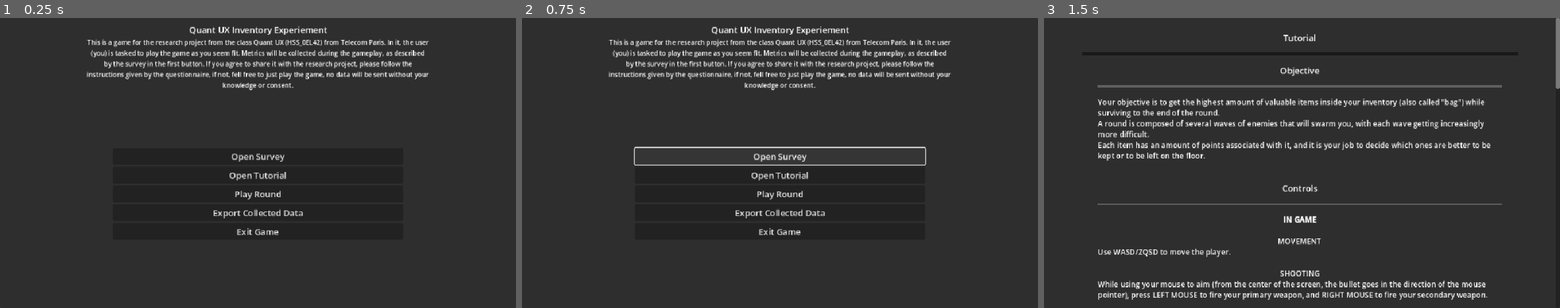
Above: before the commit, frames 1-3 (left to right).
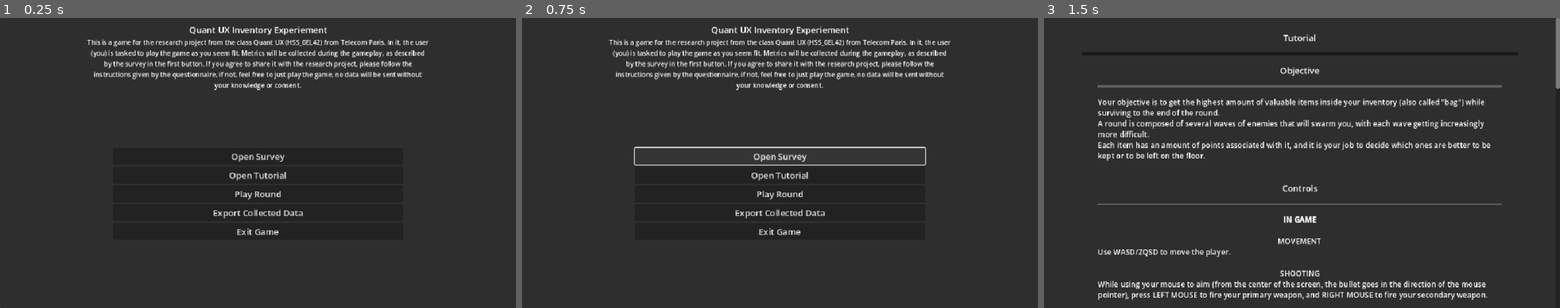
Above: after the commit, the same moments.

Repository: loco-choco/quantux-ui-experiment
Game: Godot game, scene res://scenes/main.tscn
The game is run twice, just before and just after one commit, with the same random seed, the same clock (stepped at 60 frames per second) and the same inputs. The engine's default icon, where the game draws it, is replaced by a stand-in: a white triangle on a blue panel in a dark square.
Inputs:
- Up to frame 1 (0.25 s): no input
- Up to frame 2 (0.75 s): click "Open Survey" at 0.5 s
- Up to frame 3 (1.5 s): click "Open Tutorial" at 1.25 s

The runs differ from the first frame. In frame 1, 1.0% of the frame differs, in the area x 16-84%, y 18-25%; in frame 2, 1.0%; in frame 3, nothing differs.

Commit message:
fixed typo

Diff:
--- a/scenes/main.tscn
+++ b/scenes/main.tscn
@@ -34,6 +34,83 @@
 process_mode = 3
 
 [node name="MainMenu" type="PanelContainer" parent="MainMenuCanvas"]
+unique_name_in_owner = true
+anchors_preset = 15
+anchor_right = 1.0
+anchor_bottom = 1.0
+grow_horizontal = 2
+grow_vertical = 2
+
+[node name="MarginContainer" type="MarginContainer" parent="MainMenuCanvas/MainMenu"]
+layout_mode = 2
+theme_override_constants/margin_left = 10
+theme_override_constants/margin_top = 10
+theme_override_constants/margin_right = 10
+theme_override_constants/margin_bottom = 10
+
+[node name="VBoxContainer" type="VBoxContainer" parent="MainMenuCanvas/MainMenu/MarginContainer"]
+layout_mode = 2
+
+[node name="MarginContainer2" type="MarginContainer" parent="MainMenuCanvas/MainMenu/MarginContainer/VBoxContainer"]
+layout_mode = 2
+theme_override_constants/margin_left = 150
+theme_override_constants/margin_right = 150
+
+[node name="VBoxContainer" type="VBoxContainer" parent="MainMenuCanvas/MainMenu/MarginContainer/VBoxContainer/MarginContainer2"]
+layout_mode = 2
+
+[node name="Title" type="Label" parent="MainMenuCanvas/MainMenu/MarginContainer/VBoxContainer/MarginContainer2/VBoxContainer"]
+layout_mode = 2
+text = "Quant UX Inventory Experiement"
+horizontal_alignment = 1
+
+[node name="Description" type="Label" parent="MainMenuCanvas/MainMenu/MarginContainer/VBoxContainer/MarginContainer2/VBoxContainer"]
+custom_minimum_size = Vector2(100, 0)
+layout_mode = 2
+text = "This is a game for the research project from the class Quant UX (HSS_0EL42) from Telecom Paris. In it, the user (you) is tasked to play the game as you seem fit. Metrics will be collected during the gameplay, as described by the survey in the first button. If you agree to share it with the research project, please follow the instructions given by the questionnaire, if not, feel free to just play the game, no data will be sent without your knowledge or consent."
+label_settings = SubResource("LabelSettings_tefeu")
+horizontal_alignment = 1
+autowrap_mode = 2
+
+[node name="HSeparator" type="HSeparator" parent="MainMenuCanvas/MainMenu/MarginContainer/VBoxContainer"]
+layout_mode = 2
+theme_override_constants/separation = 100
+theme_override_styles/separator = SubResource("StyleBoxEmpty_tefeu")
+
+[node name="MarginContainer" type="MarginContainer" parent="MainMenuCanvas/MainMenu/MarginContainer/VBoxContainer"]
+layout_mode = 2
+theme_override_constants/margin_left = 200
+theme_override_constants/margin_right = 200
+
+[node name="VBoxContainer" type="VBoxContainer" parent="MainMenuCanvas/MainMenu/MarginContainer/VBoxContainer/MarginContainer"]
+layout_mode = 2
+
+[node name="EnableDataCollection" type="CheckButton" parent="MainMenuCanvas/MainMenu/MarginContainer/VBoxContainer/MarginContainer/VBoxContainer"]
+visible = false
+layout_mode = 2
+text = "Enable Data Collection"
+
+[node name="OpenQuestionnaire" type="Button" parent="MainMenuCanvas/MainMenu/MarginContainer/VBoxContainer/MarginContainer/VBoxContainer"]
+layout_mode = 2
+text = "Open Survey"
+
+[node name="OpenTutorial" type="Button" parent="MainMenuCanvas/MainMenu/MarginContainer/VBoxContainer/MarginContainer/VBoxContainer"]
+layout_mode = 2
+text = "Open Tutorial"
+
+[node name="StartGame" type="Button" parent="MainMenuCanvas/MainMenu/MarginContainer/VBoxContainer/MarginContainer/VBoxContainer"]
+layout_mode = 2
+text = "Play Round"
+
+[node name="ExportData" type="Button" parent="MainMenuCanvas/MainMenu/MarginContainer/VBoxContainer/MarginContainer/VBoxContainer"]
+layout_mode = 2
+text = "Export Collected Data"
+
+[node name="ExitGame" type="Button" parent="MainMenuCanvas/MainMenu/MarginContainer/VBoxContainer/MarginContainer/VBoxContainer"]
+layout_mode = 2
+text = "Exit Game"
+
+[node name="RoundSumary" type="PanelContainer" parent="MainMenuCanvas"]
 unique_name_in_owner = true
 visible = false
 anchors_preset = 15
@@ -42,102 +119,24 @@
 grow_horizontal = 2
 grow_vertical = 2
 
-[node name="MarginContainer" type="MarginContainer" parent="MainMenuCanvas/MainMenu"]
+[node name="MarginContainer" type="MarginContainer" parent="MainMenuCanvas/RoundSumary"]
 layout_mode = 2
 theme_override_constants/margin_left = 10
 theme_override_constants/margin_top = 10
 theme_override_constants/margin_right = 10
 theme_override_constants/margin_bottom = 10
 
-[node name="VBoxContainer" type="VBoxContainer" parent="MainMenuCanvas/MainMenu/MarginContainer"]
-layout_mode = 2
-
-[node name="MarginContainer2" type="MarginContainer" parent="MainMenuCanvas/MainMenu/MarginContainer/VBoxContainer"]
-layout_mode = 2
-theme_override_constants/margin_left = 150
-theme_override_constants/margin_right = 150
-
-[node name="VBoxContainer" type="VBoxContainer" parent="MainMenuCanvas/MainMenu/MarginContainer/VBoxContainer/MarginContainer2"]
-layout_mode = 2
-
-[node name="Title" type="Label" parent="MainMenuCanvas/MainMenu/MarginContainer/VBoxContainer/MarginContainer2/VBoxContainer"]
-layout_mode = 2
-text = "Quant UX Inventory Experiement"
-horizontal_alignment = 1
-
-[node name="Description" type="Label" parent="MainMenuCanvas/MainMenu/MarginContainer/VBoxContainer/MarginContainer2/VBoxContainer"]
-custom_minimum_size = Vector2(100, 0)
-layout_mode = 2
-text = "This is a game for the research project from the class Quant UX (HSS_0EL42) from Telecom Paris. In it, the user (you) is tasked to play the game as you seem fit. Metrics will be collected during the gameplay, as described by the survey in the first button. If you agree to share it with the research project, please follow the instructions given by the questionnaire, if not, fell free to just play the game, no data will be sent without your knowledge or consent."
-label_settings = SubResource("LabelSettings_tefeu")
-horizontal_alignment = 1
-autowrap_mode = 2
-
-[node name="HSeparator" type="HSeparator" parent="MainMenuCanvas/MainMenu/MarginContainer/VBoxContainer"]
-layout_mode = 2
-theme_override_constants/separation = 100
-theme_override_styles/separator = SubResource("StyleBoxEmpty_tefeu")
-
-[node name="MarginContainer" type="MarginContainer" parent="MainMenuCanvas/MainMenu/MarginContainer/VBoxContainer"]
+[node name="CenterContainer" type="CenterContainer" parent="MainMenuCanvas/RoundSumary/MarginContainer"]
+layout_mode = 2
+
+[node name="VBoxContainer" type="VBoxContainer" parent="MainMenuCanvas/RoundSumary/MarginContainer/CenterContainer"]
+layout_mode = 2
+
+[node name="MarginContainer" type="MarginContainer" parent="MainMenuCanvas/RoundSumary/MarginContainer/CenterContainer/VBoxContainer"]
 layout_mode = 2
 theme_override_constants/margin_left = 200
 theme_override_constants/margin_right = 200
 
-[node name="VBoxContainer" type="VBoxContainer" parent="MainMenuCanvas/MainMenu/MarginContainer/VBoxContainer/MarginContainer"]
-layout_mode = 2
-
-[node name="EnableDataCollection" type="CheckButton" parent="MainMenuCanvas/MainMenu/MarginContainer/VBoxContainer/MarginContainer/VBoxContainer"]
-visible = false
-layout_mode = 2
-text = "Enable Data Collection"
-
-[node name="OpenQuestionnaire" type="Button" parent="MainMenuCanvas/MainMenu/MarginContainer/VBoxContainer/MarginContainer/VBoxContainer"]
-layout_mode = 2
-text = "Open Survey"
-
-[node name="OpenTutorial" type="Button" parent="MainMenuCanvas/MainMenu/MarginContainer/VBoxContainer/MarginContainer/VBoxContainer"]
-layout_mode = 2
-text = "Open Tutorial"
-
-[node name="StartGame" type="Button" parent="MainMenuCanvas/MainMenu/MarginContainer/VBoxContainer/MarginContainer/VBoxContainer"]
-layout_mode = 2
-text = "Play Round"
-
-[node name="ExportData" type="Button" parent="MainMenuCanvas/MainMenu/MarginContainer/VBoxContainer/MarginContainer/VBoxContainer"]
-layout_mode = 2
-text = "Export Collected Data"
-
-[node name="ExitGame" type="Button" parent="MainMenuCanvas/MainMenu/MarginContainer/VBoxContainer/MarginContainer/VBoxContainer"]
-layout_mode = 2
-text = "Exit Game"
-
-[node name="RoundSumary" type="PanelContainer" parent="MainMenuCanvas"]
-unique_name_in_owner = true
-visible = false
-anchors_preset = 15
-anchor_right = 1.0
-anchor_bottom = 1.0
-grow_horizontal = 2
-grow_vertical = 2
-
-[node name="MarginContainer" type="MarginContainer" parent="MainMenuCanvas/RoundSumary"]
-layout_mode = 2
-theme_override_constants/margin_left = 10
-theme_override_constants/margin_top = 10
-theme_override_constants/margin_right = 10
-theme_override_constants/margin_bottom = 10
-
-[node name="CenterContainer" type="CenterContainer" parent="MainMenuCanvas/RoundSumary/MarginContainer"]
-layout_mode = 2
-
-[node name="VBoxContainer" type="VBoxContainer" parent="MainMenuCanvas/RoundSumary/MarginContainer/CenterContainer"]
-layout_mode = 2
-
-[node name="MarginContainer" type="MarginContainer" parent="MainMenuCanvas/RoundSumary/MarginContainer/CenterContainer/VBoxContainer"]
-layout_mode = 2
-theme_override_constants/margin_left = 200
-theme_override_constants/margin_right = 200
-
 [node name="VBoxContainer" type="VBoxContainer" parent="MainMenuCanvas/RoundSumary/MarginContainer/CenterContainer/VBoxContainer/MarginContainer"]
 layout_mode = 2
 
@@ -174,6 +173,7 @@
 
 [node name="Tutorial" type="PanelContainer" parent="MainMenuCanvas"]
 unique_name_in_owner = true
+visible = false
 anchors_preset = 15
 anchor_right = 1.0
 anchor_bottom = 1.0
